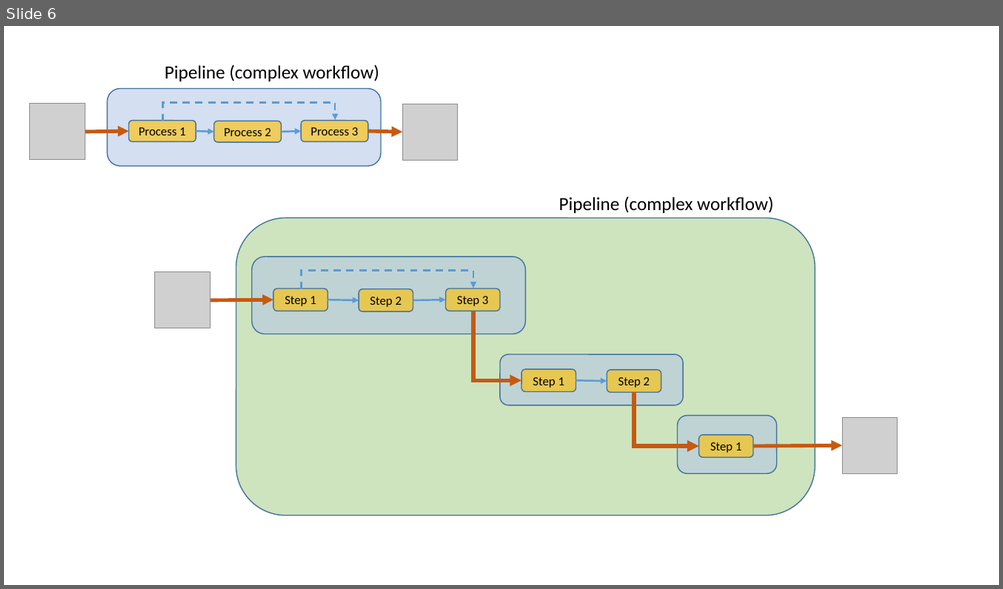
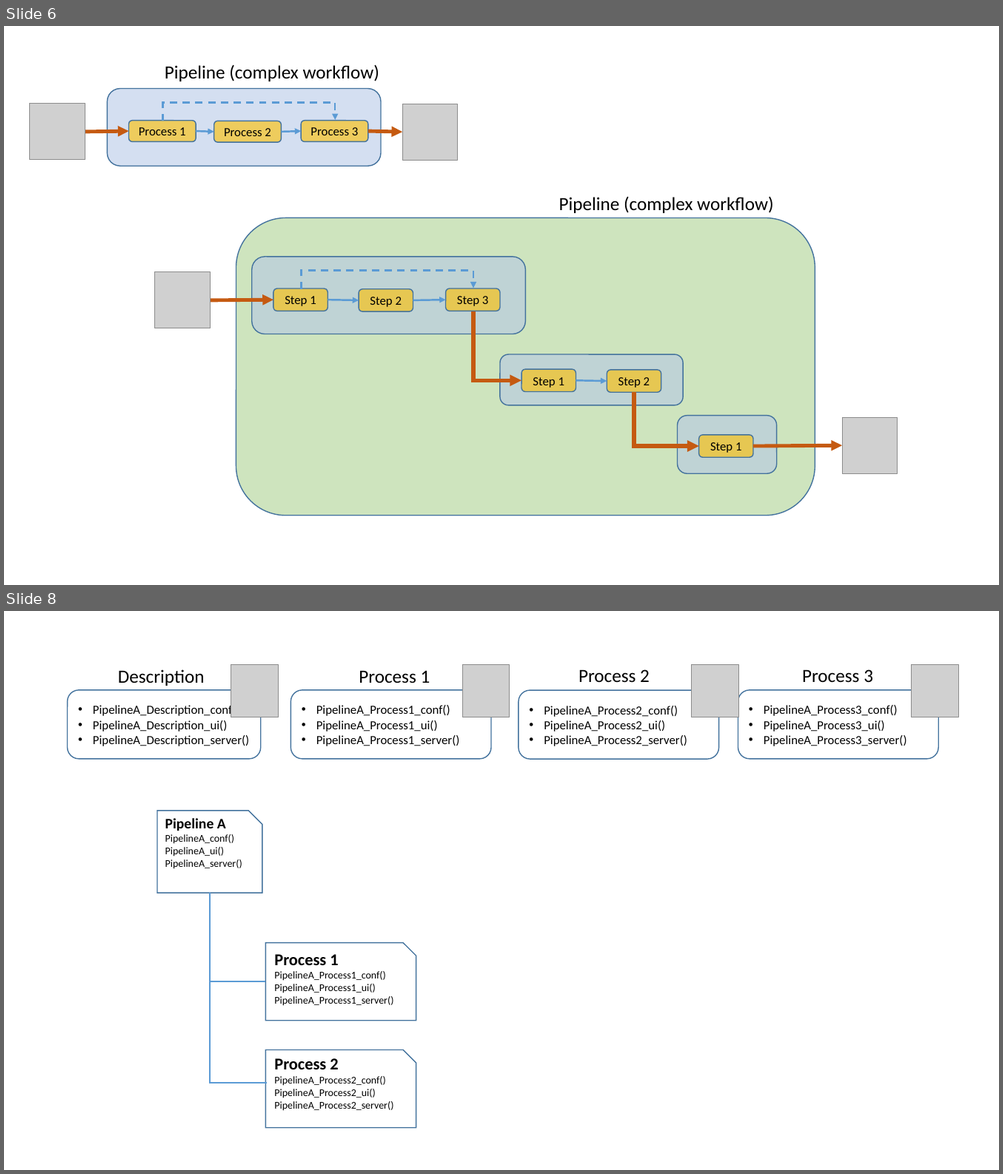
Before and after one commit to prostarproteomics/MagellanNTK, a slide deck: vignettes/ppt5D2.pptm [Enregistrement automatique].pptm. Shown one above the other, each under a label of ours: slide 6 before the commit, slides 6 and 8 after it; the slides between them are not shown. The pictures are 1003x589 and 1003x1174 pixels, drawn with LibreOffice and Linux fonts; fonts in the diff are those of the drawing; grey boxes stand for pictures. Boxes give left, top, right and bottom in pixels: in the first picture for what was removed or moved away, otherwise in the second. Text is boxed around its words. In the diff, an @@ line names an element or a change of style, - is before the commit and + after.

```diff
--- a/vignettes/ppt5D2.pptm [Enregistrement automatique].pptm
+++ b/vignettes/ppt5D2.pptm [Enregistrement automatique].pptm
@@ slide 8 added at box(4, 611, 999, 1170), background #FFFFFF @@
@@ text added at box(118, 669, 205, 686), 18 pt, text #000000 @@
+Description
@@ picture added at box(231, 665, 278, 717) @@
@@ text added at box(358, 670, 430, 684), 18 pt, text #000000 @@
+Process 1
@@ picture added at box(462, 665, 509, 717) @@
@@ text added at box(578, 669, 649, 683), 18 pt, text #000000 @@
+Process 2
@@ picture added at box(691, 665, 738, 717) @@
@@ text added at box(802, 669, 873, 683), 18 pt, text #000000 @@
+Process 3
@@ picture added at box(911, 665, 959, 717) @@
@@ rounded rectangle added at box(68, 690, 261, 759), outline #43739E 1 pt, 12 pt, text #000000 @@
+• PipelineA_Description_conf()
+• PipelineA_Description_ui()
+• PipelineA_Description_server()
@@ rounded rectangle added at box(290, 690, 491, 759), outline #43739E 1 pt, 12 pt, text #000000 @@
+• PipelineA_Process1_conf()
+• PipelineA_Process1_ui()
+• PipelineA_Process1_server()
@@ rounded rectangle added at box(518, 690, 719, 759), outline #43739E 1 pt, 12 pt, text #000000 @@
+• PipelineA_Process2_conf()
+• PipelineA_Process2_ui()
+• PipelineA_Process2_server()
@@ rounded rectangle added at box(738, 690, 939, 759), outline #43739E 1 pt, 12 pt, text #000000 @@
+• PipelineA_Process3_conf()
+• PipelineA_Process3_ui()
+• PipelineA_Process3_server()
@@ snip rect added at box(157, 811, 262, 893), outline #43739E 1 pt @@
@@ text added at box(165, 818, 242, 869), 10 pt, text #000000 @@
+Pipeline A
+PipelineA_conf()
+PipelineA_ui()
+PipelineA_server()
@@ elbow line added from (210, 893) to (266, 982), #5B9BD5 1.5 pt @@
@@ elbow line added from (210, 893) to (267, 1083), #5B9BD5 1.5 pt @@
@@ snip rect added at box(266, 943, 417, 1021), outline #43739E 1 pt @@
@@ text added at box(274, 954, 393, 1006), 10 pt, text #000000 @@
+Process 1
+PipelineA_Process1_conf()
+PipelineA_Process1_ui()
+PipelineA_Process1_server()
@@ snip rect added at box(266, 1051, 417, 1128), outline #43739E 1 pt @@
@@ text added at box(274, 1059, 393, 1111), 10 pt, text #000000 @@
+Process 2
+PipelineA_Process2_conf()
+PipelineA_Process2_ui()
+PipelineA_Process2_server()
```
Also in this commit, not shown: 1 slide changed, 27 other files.
